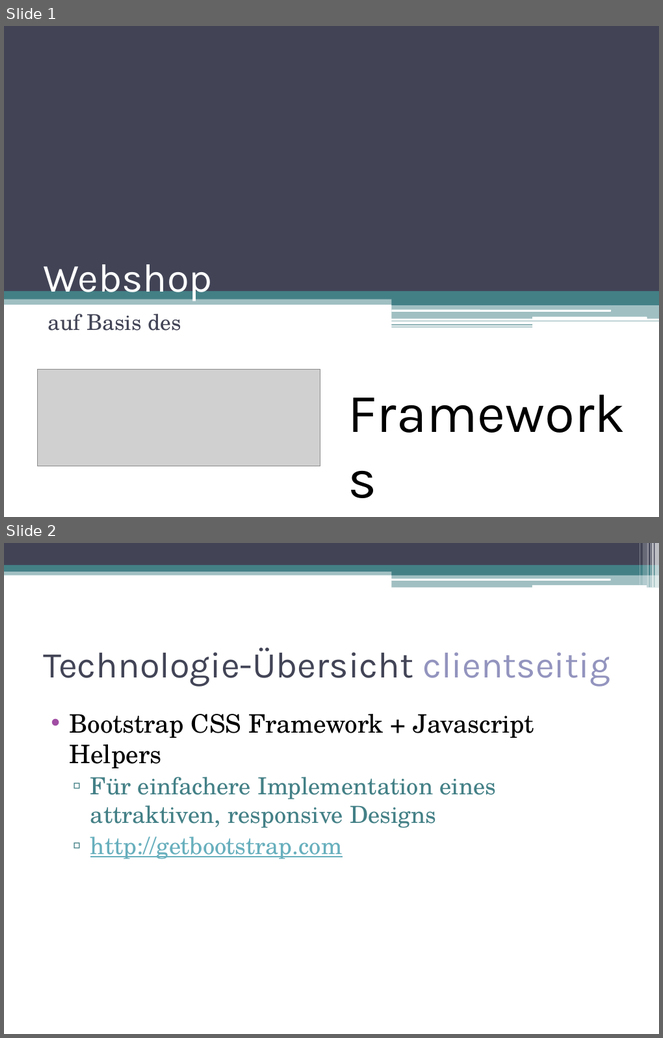
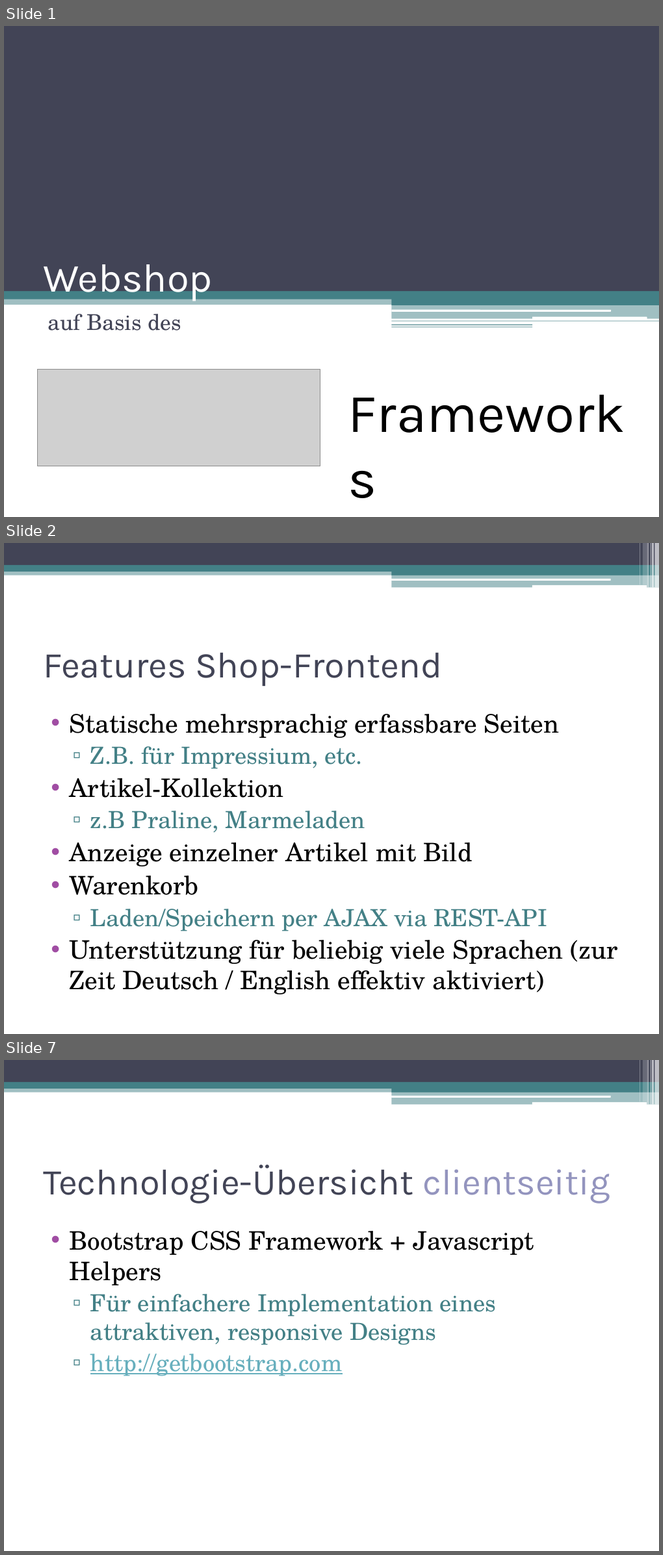
Before and after one commit to jaggr2/ch.bfh.bti7054.w2013.p.blastshop, a slide deck: docs/Slides_detailled_version.pptx. Shown one above the other, each under a label of ours: slides 1 and 2 before the commit, slides 1, 2 and 7 after it; the slides between them are not shown. The pictures are 663x1038 and 663x1555 pixels, drawn with LibreOffice and Linux fonts; fonts in the diff are those of the drawing; grey boxes stand for pictures. Boxes give left, top, right and bottom in pixels: in the first picture for what was removed or moved away, otherwise in the second. Text is boxed around its words. In the diff, an @@ line names an element or a change of style, - is before the commit and + after.

```diff
--- a/docs/Slides_detailled_version.pptx
+++ b/docs/Slides_detailled_version.pptx
@@ slide 2 added at bbox=[4, 543, 659, 1034], background #FFFFFF; not listed: 13 template elements that a slide beside it also shows @@
@@ title added at bbox=[43, 653, 443, 686], 40 pt, text #424456 @@
+Features Shop-Frontend
@@ text added at bbox=[70, 714, 618, 995], 28 pt, text #000000 @@
+• Statische mehrsprachig erfassbare Seiten
+  ▫ Z.B. für Impressium, etc.
+• Artikel-Kollektion
+  ▫ z.B Praline, Marmeladen
+• Anzeige einzelner Artikel mit Bild
+• Warenkorb
+  ▫ Laden/Speichern per AJAX via REST-API
+• Unterstützung für beliebig viele Sprachen (zur Zeit Deutsch / English effektiv aktiviert)
@@ what was slide 2 is now slide 7 @@
```
Also in this commit, not shown: 1 slide changed, 4 other slides added, 2 other files.
